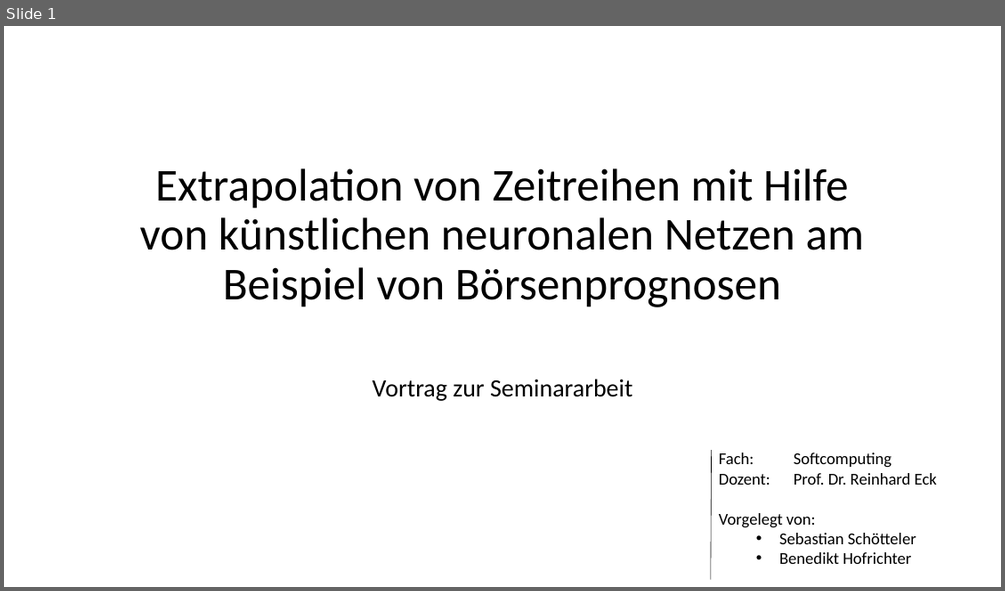
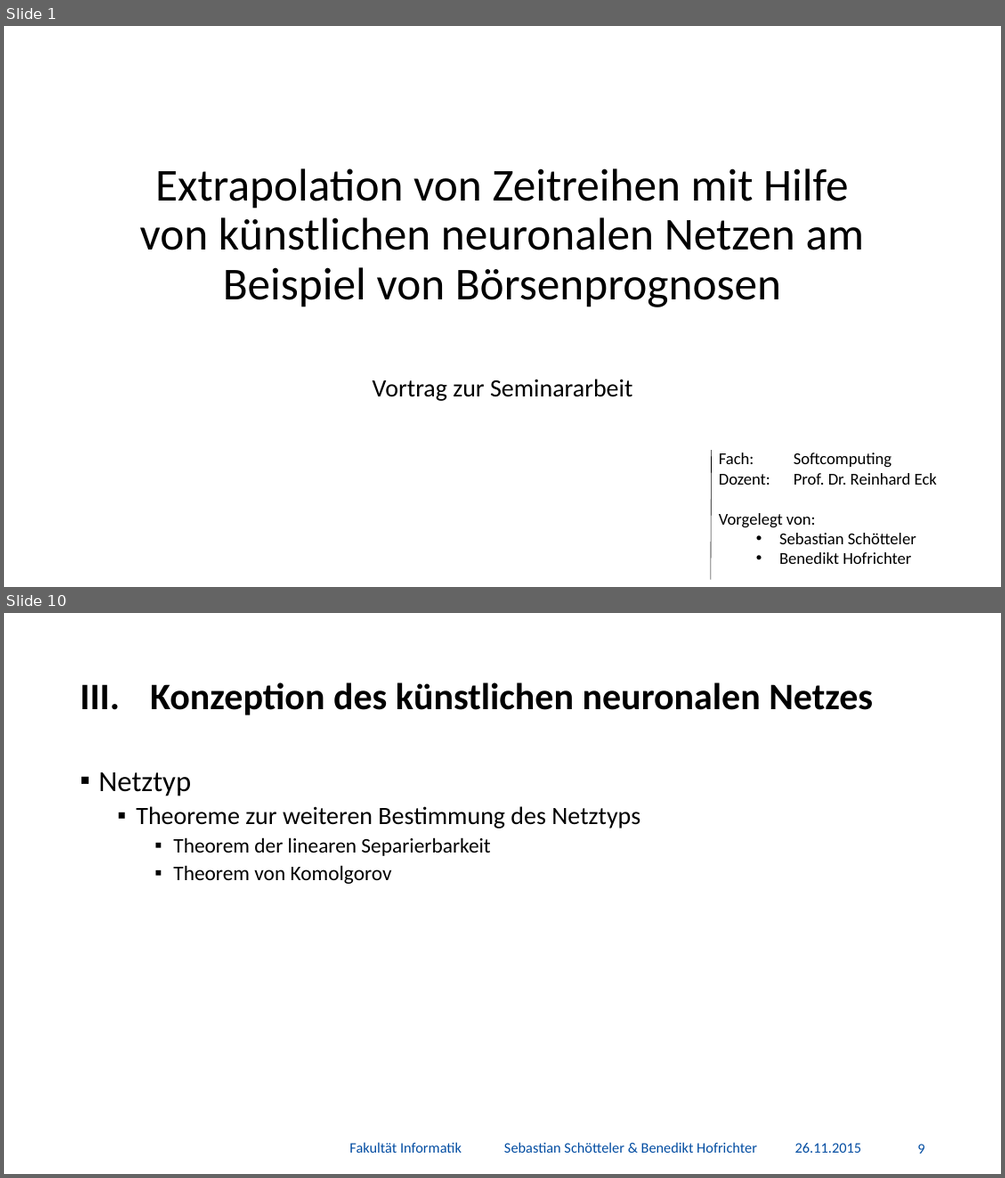
Before and after one commit to BenediktGitGit/soco15, a slide deck: 3b) Vortrag/Präsentation.pptx. Shown one above the other, each under a label of ours: slide 1 before the commit, slides 1 and 10 after it; the slides between them are not shown. The pictures are 1005x591 and 1005x1178 pixels, drawn with LibreOffice and Linux fonts; fonts in the diff are those of the drawing; background and template pictures are left out. Boxes give left, top, right and bottom in pixels: in the first picture for what was removed or moved away, otherwise in the second. Text is boxed around its words. In the diff, an @@ line names an element or a change of style, - is before the commit and + after.

```diff
--- a/3b) Vortrag/Präsentation.pptx
+++ b/3b) Vortrag/Präsentation.pptx
@@ slide 10 added at box(4, 613, 1001, 1174), background #FFFFFF @@
@@ title added at box(150, 682, 873, 715), 36 pt, text #000000, bold @@
+III. Konzeption des künstlichen neuronalen Netzes
@@ text added at box(98, 772, 640, 884), 20 pt, text #000000 @@
+▪ Netztyp
+  ▪ Theoreme zur weiteren Bestimmung des Netztyps
+    ▪ Theorem der linearen Separierbarkeit
+    ▪ Theorem von Komolgorov
@@ text added at box(349, 1142, 757, 1152), 14 pt, text #034DA2 @@
+Fakultät Informatik Sebastian Schötteler & Benedikt Hofrichter
@@ text added at box(795, 1143, 861, 1152), 14 pt, text #034DA2 @@
+26.11.2015
@@ page number added at box(917, 1143, 924, 1153), 14 pt, text #034DA2 @@
+9
```
Also in this commit, not shown: 20 slides changed, 12 other slides added.
